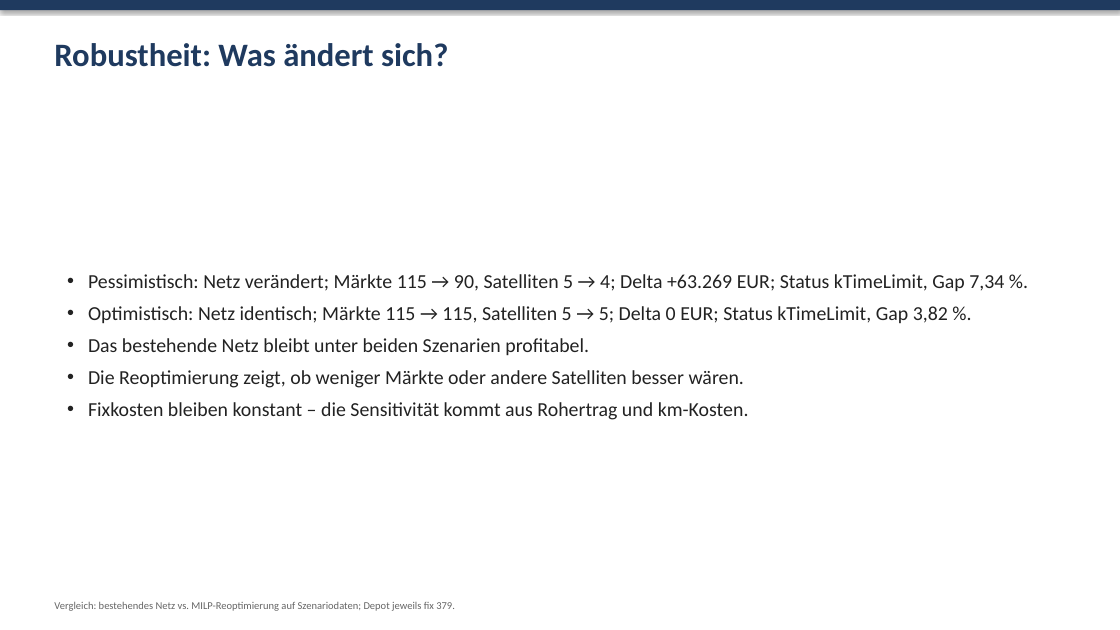
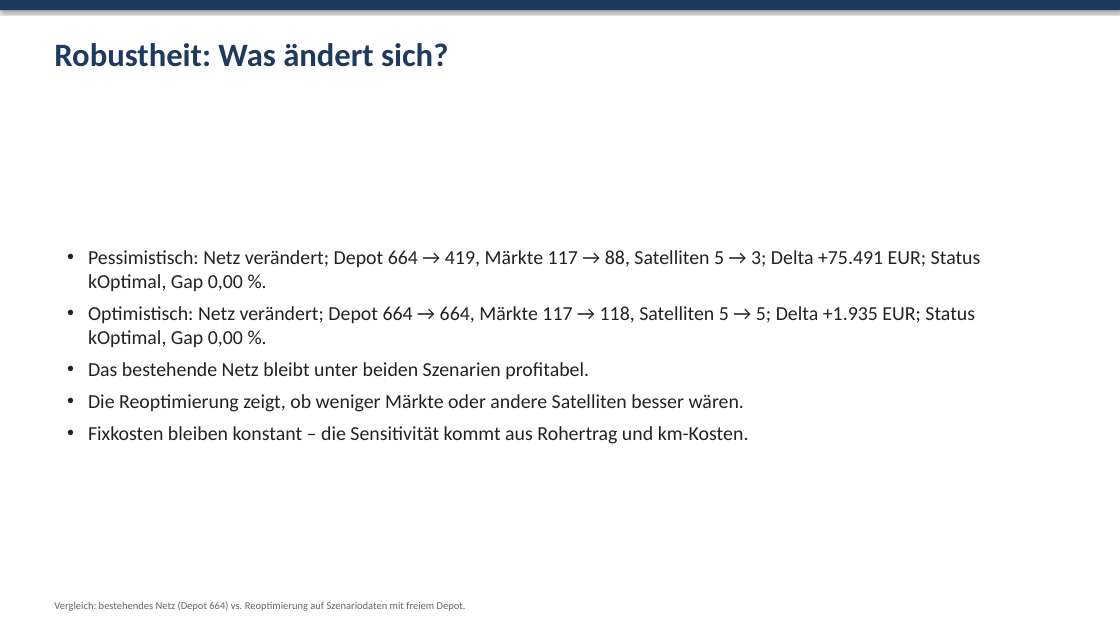
Before and after one commit to alexanderbrehm/Supply-Chain-Projekt, a slide deck: slide 11 of slides/Mini-Supermarkt-Netz.pptx. Drawn at 1120x630 pixels with LibreOffice and Linux fonts; fonts in the diff are those of the drawing. Boxes give left, top, right and bottom in pixels: in the first picture for what was removed or moved away, otherwise in the second. Text is boxed around its words. In the diff, an @@ line names an element or a change of style, - is before the commit and + after.

```diff
--- a/slides/Mini-Supermarkt-Netz.pptx
+++ b/slides/Mini-Supermarkt-Netz.pptx
@@ text at bbox=[88, 250, 981, 348]: text changed @@
-• Pessimistisch: Netz verändert; Märkte 115 → 90, Satelliten 5 → 4; Delta +63.269 EUR; Status kTimeLimit, Gap 7,34 %.
-• Optimistisch: Netz identisch; Märkte 115 → 115, Satelliten 5 → 5; Delta 0 EUR; Status kTimeLimit, Gap 3,82 %.
+• Pessimistisch: Netz verändert; Depot 664 → 419, Märkte 117 → 88, Satelliten 5 → 3; Delta +75.491 EUR; Status kOptimal, Gap 0,00 %.
+• Optimistisch: Netz verändert; Depot 664 → 664, Märkte 117 → 118, Satelliten 5 → 5; Delta +1.935 EUR; Status kOptimal, Gap 0,00 %.
@@ text at bbox=[54, 601, 466, 611]: text changed @@
-Vergleich: bestehendes Netz vs. MILP-Reoptimierung auf Szenariodaten; Depot jeweils fix 379.
+Vergleich: bestehendes Netz (Depot 664) vs. Reoptimierung auf Szenariodaten mit freiem Depot.
```
Also in this commit, not shown: 8 other slides changed, 11 other files.
